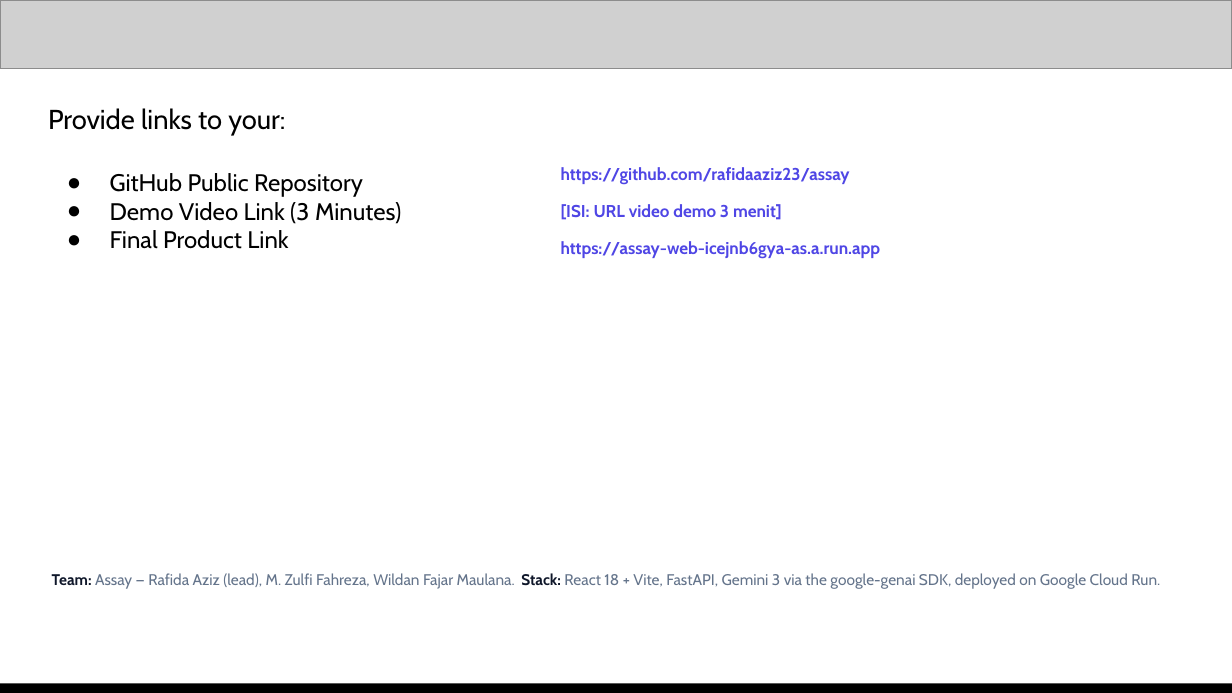
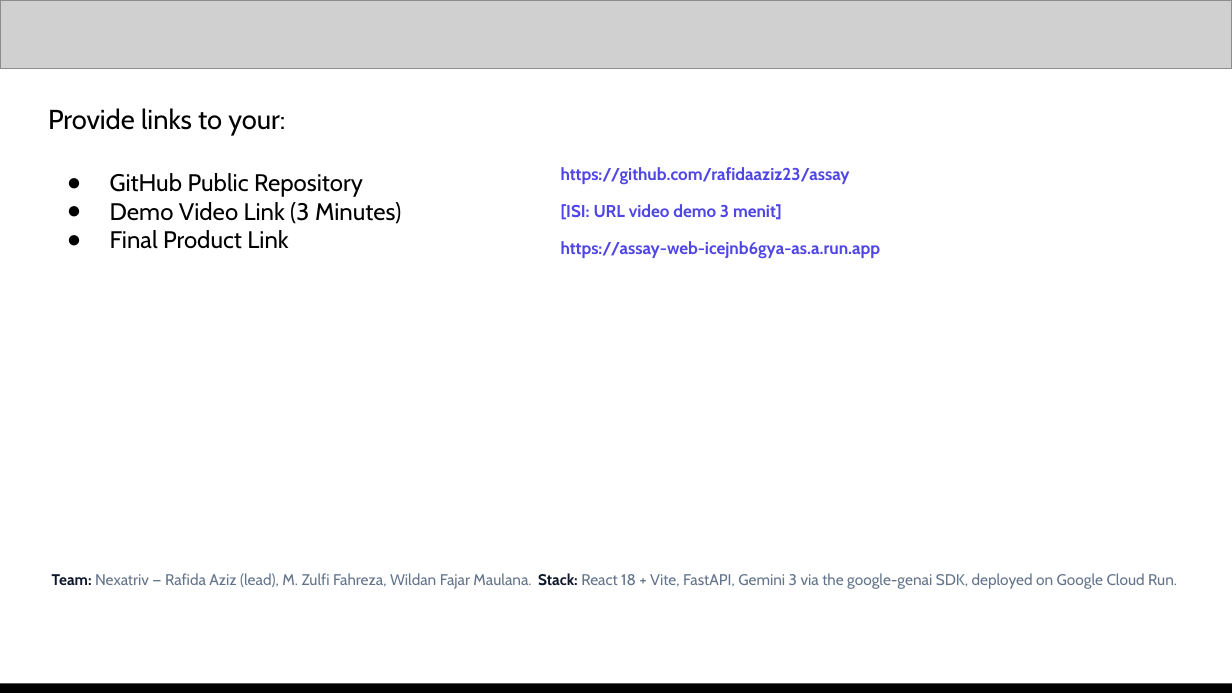
Before and after one commit to rafidaaziz23/assay, a slide deck: slide 14 of docs/submission/Assay-AI-Builder-Cup.pptx. Drawn at 1232x693 pixels with LibreOffice and Linux fonts; fonts in the diff are those of the drawing; grey boxes stand for pictures. Boxes give left, top, right and bottom in pixels: in the first picture for what was removed or moved away, otherwise in the second. Text is boxed around its words. In the diff, an @@ line names an element or a change of style, - is before the commit and + after.

Commit message:
fix(deck): team name is Nexatriv, not Assay
Assay is the product; Nexatriv is the team. The deck conflated them in the two
places the organizer template asks about the team.

  slide 1   "a. Team name: Assay"            -> Nexatriv
  slide 14  "Team: Assay — Rafida Aziz ..."  -> "Team: Nexatriv — Rafida Aziz ..."

Left alone: every product reference still says Assay (7 mentions), including the
problem statement and the tech-stack line. Only the team identity changed.

Verified: "Team name: Nexatriv" and "Nexatriv — Rafida Aziz" present, no
"Team name: Assay" or "Team: Assay" remaining, shape counts unchanged (idempotent),
one [ISI:] placeholder left for the demo video.

```diff
--- a/docs/submission/Assay-AI-Builder-Cup.pptx
+++ b/docs/submission/Assay-AI-Builder-Cup.pptx
@@ text at [52,573,1177,589]: text changed @@
-Team: Assay — Rafida Aziz (lead), M. Zulfi Fahreza, Wildan Fajar Maulana. Stack: React 18 + Vite, FastAPI, Gemini 3 via the google-genai SDK, deployed on Google Cloud Run.
+Team: Nexatriv — Rafida Aziz (lead), M. Zulfi Fahreza, Wildan Fajar Maulana. Stack: React 18 + Vite, FastAPI, Gemini 3 via the google-genai SDK, deployed on Google Cloud Run.
```
Also in this commit, not shown: 1 other slide changed, 1 other file.
